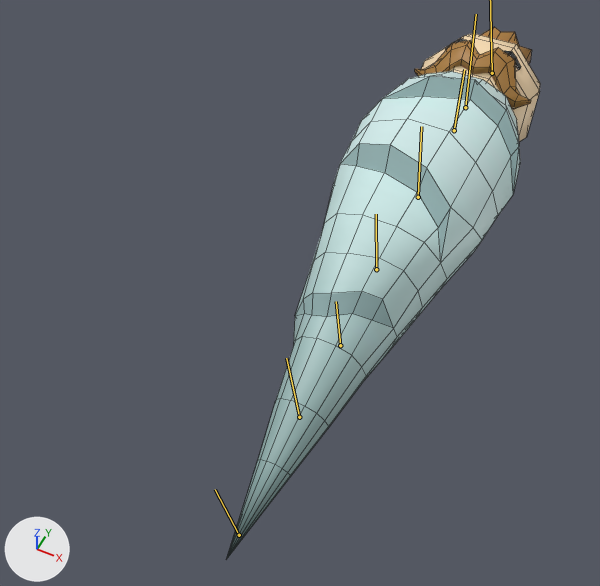
The FBX model LudumDare40/Assets/FBXs/Models/Baby.fbx: old version first, new version second.
Camera for both pictures: a 50 mm lens placed at (0.0245, -0.0831, 0.0867), pointed at (-0.0094, -0.0154, 0.002). Lighting does not change. The marker at lower left points along +X, +Y and +Z. The bones that bend it are drawn over the model as lines. Mesh edges are drawn as thin lines.

Objects in the first picture: 'Baby'.
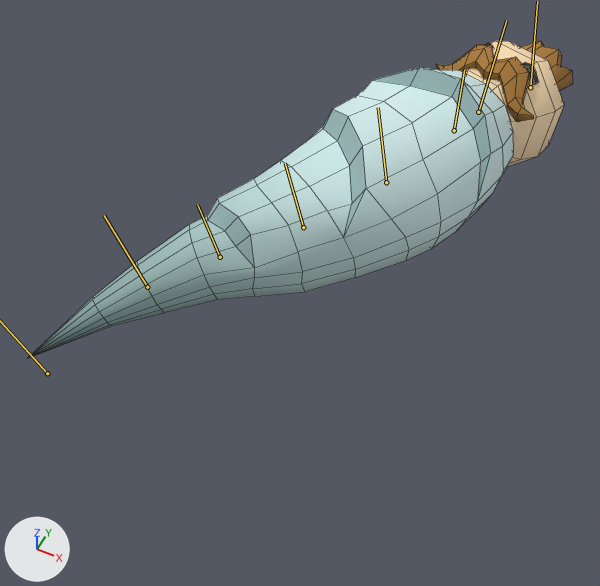
Commit message: Committing baby animation

The newer file adds an action. The first version stands in its rest pose; the second is drawn at frame 23 of the action 'Take 001'.

Pixel boxes (x1, y1, x2, y2) of what changed, in the pictures (600 x 586 px):
'Baby', posed (74% wider, 40% shorter): before (227, 27, 540, 558); after (28, 41, 572, 358)
bone 'joint3', root to tip: before (418, 197) to (421, 126); after (386, 182) to (378, 107)
bone 'joint4', root to tip: before (376, 269) to (376, 214); after (303, 227) to (285, 163)
bone 'joint5', root to tip: before (340, 345) to (336, 301); after (220, 257) to (197, 204)
bone 'joint6', root to tip: before (299, 417) to (286, 358); after (147, 287) to (104, 215)

The edits, one by one:
Bone 'Base' (bone_base) turns from (0, 0, 0) to (0, -20, 0) degrees about its own x, y and z.
Bone 'joint3' (bone_joint3) turns from (0, 0, 0) to (2, -10, 0) degrees about its own x, y and z.
Bone 'joint4' (bone_joint4) turns from (0, 0, 0) to (4, -19, -1) degrees about its own x, y and z.
Bone 'joint5' (bone_joint5) turns from (0, 0, 0) to (-2, 8, -1) degrees about its own x, y and z.
Bone 'joint6' (bone_joint6) turns from (0, 0, 0) to (-2, 8, -1) degrees about its own x, y and z.
